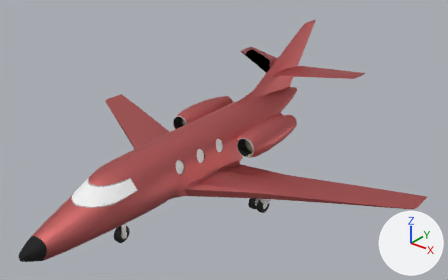
The glTF model PrivateJetViewer/models/exterior.glb as it was, and as the next commit left it.
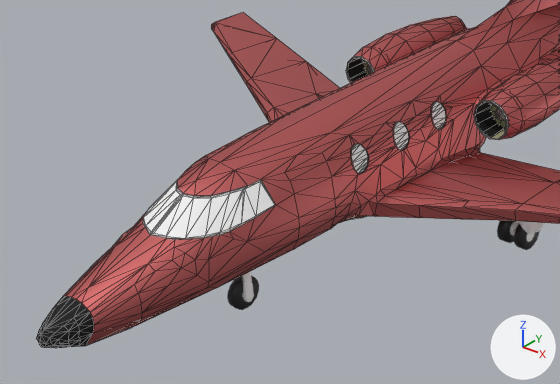
There are two pictures of each version: one whole from a camera (50 mm lens) standing at (11.76, -13.47, 10.01) and looking at (0.67, 0.4, 1.42), one close up on the part from 0% to 62% of the width and 31% to 100% of the height. The lights are fixed; the arrows at lower right show +X, +Y and +Z. The first two pictures are the older version. The close-ups show mesh edges as thin lines. Where no turn or scale is listed for an object, it has been applied to the vertices.

Objects in the first close-up: 'Body_Fuselage', 'Body_Nose', 'Body_TailSection', 'Body_Weelback', 'Body_Weelfront', 'Engine_Outer_L', 'Engine_Outer_R', 'Glass_All', 'Wing_Left', 'Wing_Right'.
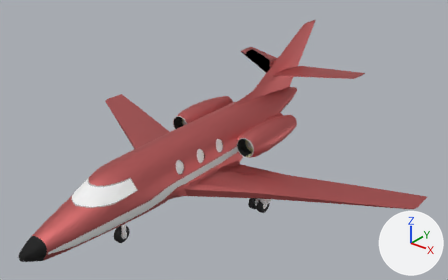
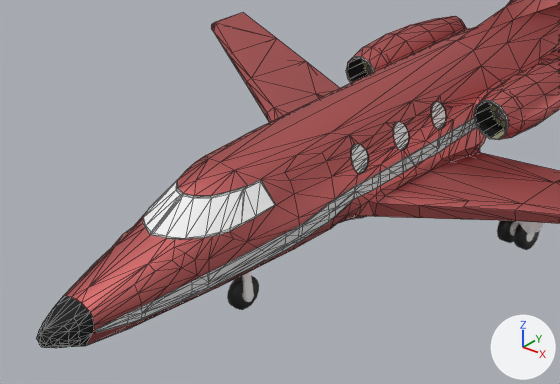
The change, as a list of edits to the scene's bpy script:
```text
Add mat_stripe:
    mat_stripe = principled_material('Stripe')
    mat_stripe.base_color = (0.8, 0.8, 0.8)  # white #e7e7e7
Add me_plane_001:
    me_plane_001.from_pydata(...)  # 150 vertices, 232 faces; spans x 0.32..0.86, y 0.56..11.73, z -0.1..0.67
    me_plane_001.materials.append(mat_stripe)  # white #e7e7e7
Add ob_stripe_whole:
    ob_stripe_whole = bpy.data.objects.new('Stripe_Whole', me_plane_001)
    ob_stripe_whole.location = (-0.01, -6.82, 0.66)
```

Pixel boxes (x1, y1, x2, y2) of what changed, in the close-ups (560 x 384 px):
'Stripe_Whole', added: after (96, 118, 477, 333)
